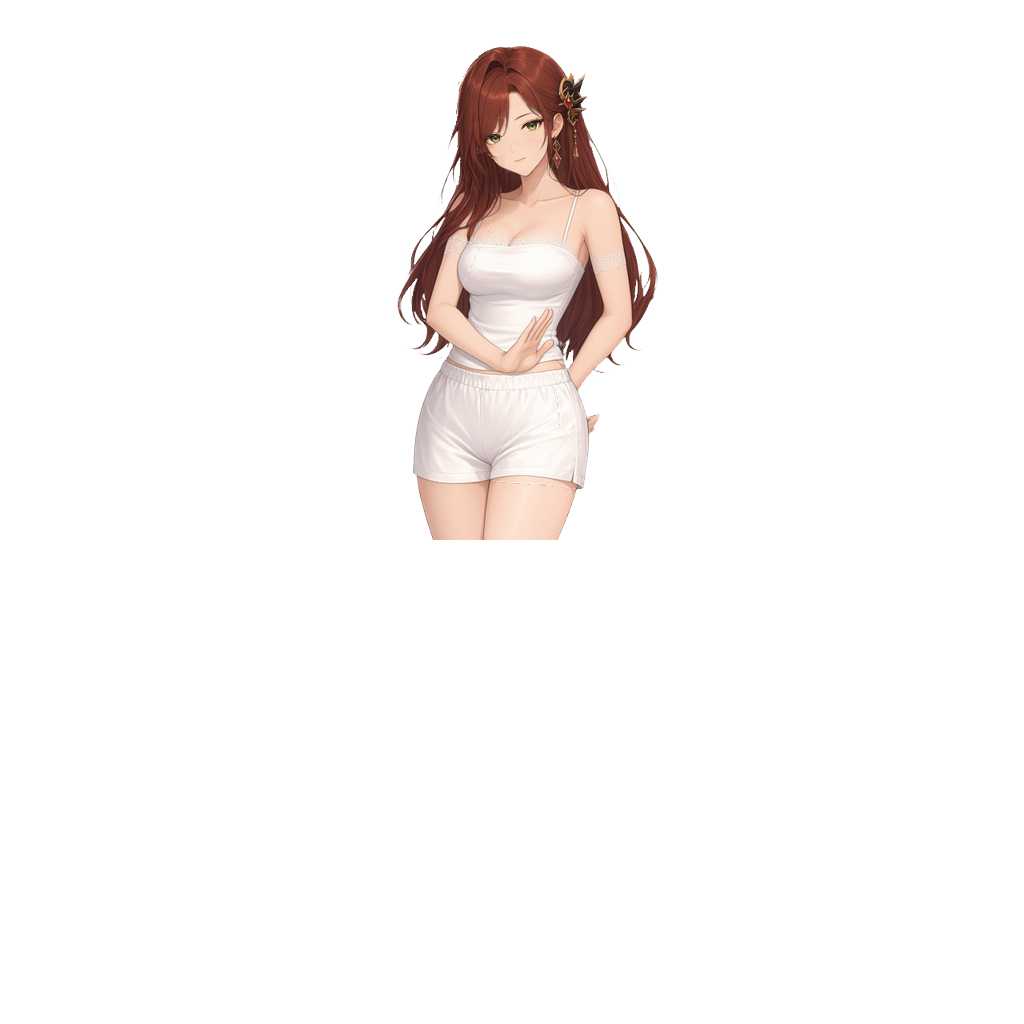
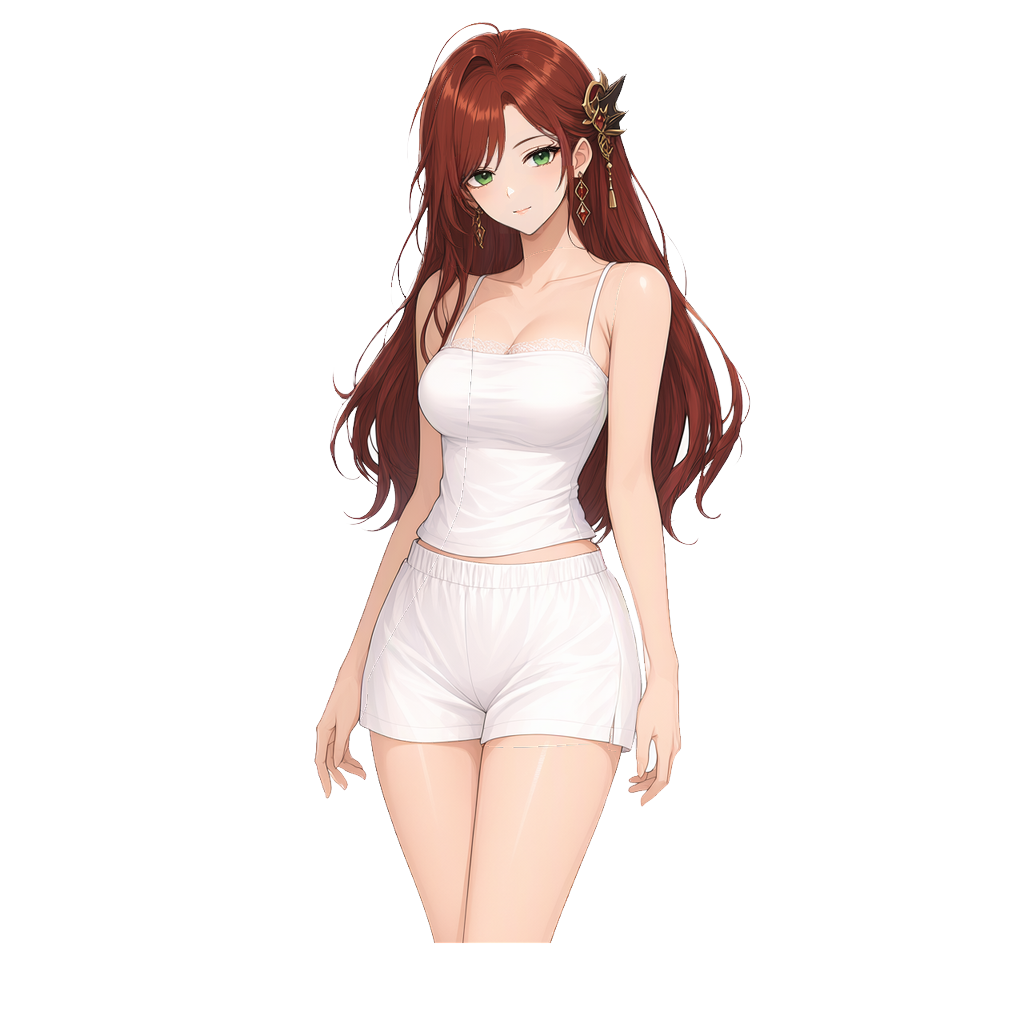
Comparing the layer stacks of the two 1024 x 1024 images. Changes:
moved "handwear-r" above "handwear-l", painted on it over [554, 186, 684, 809]
painted on "handwear-l" over [314, 184, 559, 801]
painted on "front hair" over [408, 41, 599, 257]
painted on "mouth_smile" over [504, 151, 538, 230]
painted on "mouth_open" over [508, 153, 535, 225]
painted on "eye_close-r" over [519, 111, 571, 169]
painted on "eye_close-l" over [450, 128, 509, 190]
painted on "eyebrow-r" over [510, 111, 559, 152]
painted on "eyebrow-l" over [455, 123, 500, 173]
painted on "eyelash-r" over [517, 111, 569, 170]
painted on "eyewhite-r" over [521, 118, 558, 170]
painted on "eyelash-l" over [451, 127, 507, 194]
painted on "irides-l" over [470, 132, 504, 188]
painted on "eyewhite-l" over [462, 133, 505, 190]
painted on "face" over [432, 41, 573, 238]
painted on "headwear" over [554, 66, 631, 211]
painted on "earwear" over [551, 138, 594, 229]
painted on "bottomwear" over [357, 354, 648, 755]
painted on "topwear" over [410, 174, 647, 587]
painted on "ears-r" over [547, 110, 596, 182]
painted on "ears-l" over [443, 134, 495, 212]
painted on "neck" over [502, 126, 580, 279]
painted on "legwear" over [364, 406, 632, 944]
painted on "back hair" over [329, 22, 751, 603]
…and 3 more changes (3 painted)
